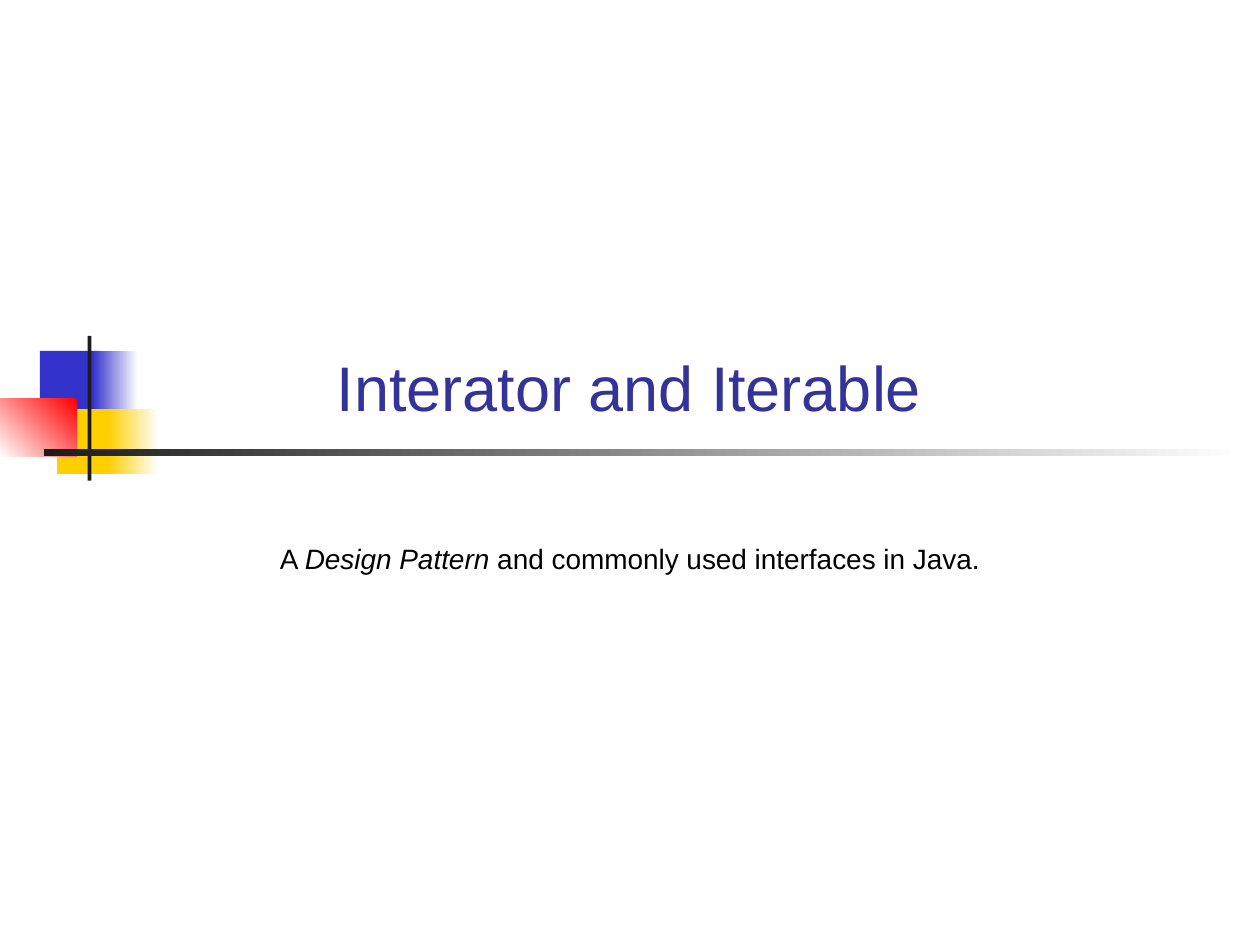
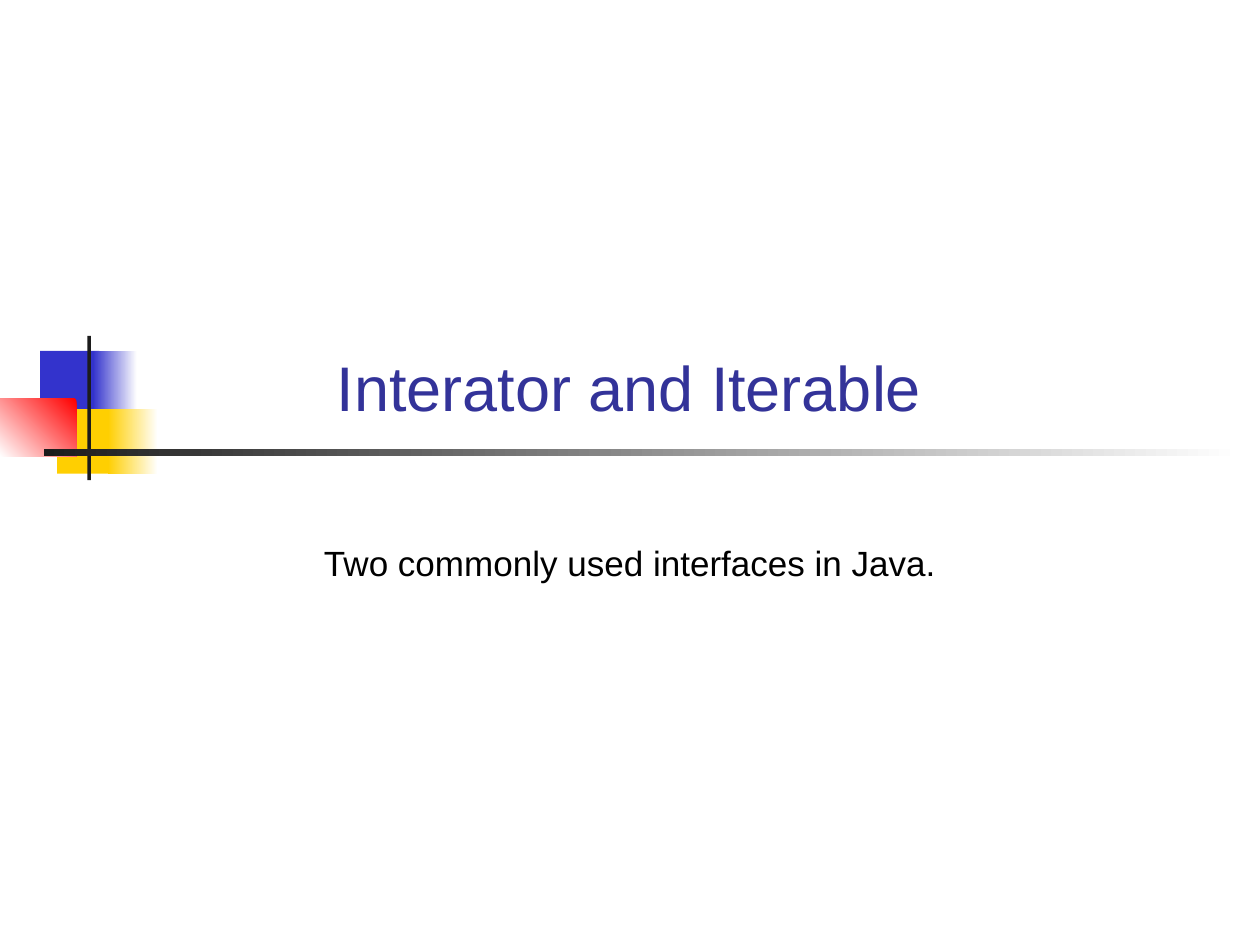
Before and after one commit to skeoop/skeoop.github.io, a slide deck: slide 1 of week3/Iterators.ppt. Drawn at 1260x945 pixels with LibreOffice and Linux fonts; fonts in the diff are those of the drawing. Boxes give left, top, right and bottom in pixels: in the first picture for what was removed or moved away, otherwise in the second. Text is boxed around its words. In the diff, an @@ line names an element or a change of style, - is before the commit and + after.

```diff
--- a/week3/Iterators.ppt
+++ b/week3/Iterators.ppt
@@ subtitle at bbox=[324, 550, 936, 583]: text changed; size 16 to 20 pt @@
-A Design Pattern and commonly used interfaces in Java.
+Two commonly used interfaces in Java.
```
Also in this commit, not shown: 1 other slide changed, 10 slides added, 1 slide removed, 11 other files.
